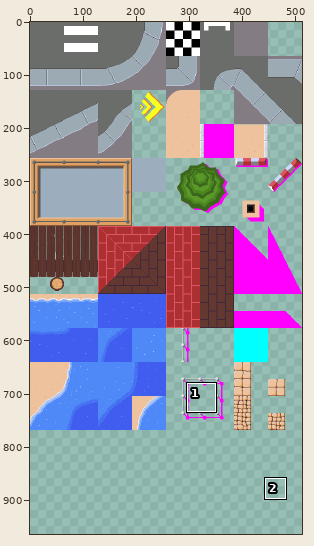
Two states of a pixel-art file, core/assets-src/maps/city.ase. Above, an overview of the earlier version with the close-up marked.
Close-up. Earlier state:
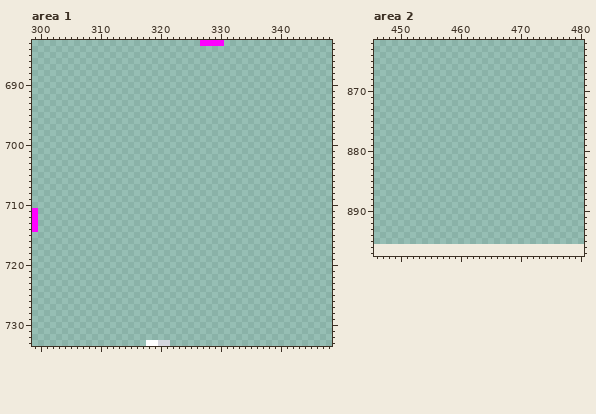
512x896 pixels, 1 frame. Shown: area 1: x 299..348, y 683..733; area 2: x 446..480, y 862..897. The old version is drawn lined up with the new one, on the new canvas. The wide view leaves out empty margins. The commit also changed other parts of the picture, which this record leaves out.
The same view after the edit:
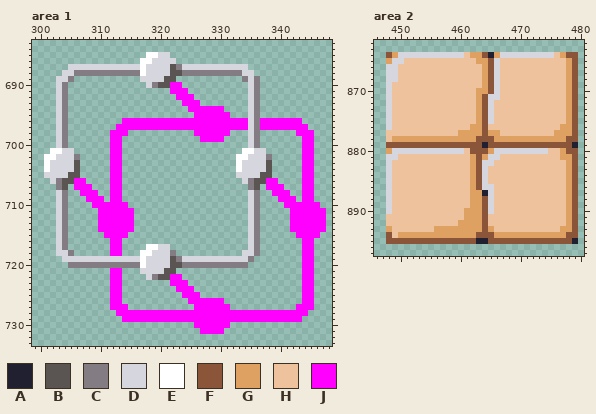
Palette (. is transparent): A #202031  B #5a5552  C #837d83  D #d5d6de  E #ffffff  F #8b5539  G #dea162  H #eec29c  J #ff00ff
Difference:
canvas 512x896 -> 512x1024
Changed rows in their new state; - is an unchanged pixel.
Area 1:
first column x 299:
683 ----------------------------....-----------------
685 -------------------EEDD--------------------------
686 ------------------EEDDDD-------------------------
687 ------DDDDDDDDDDDDEDDDDBCDDDDDDDDDDD-------------
688 -----DDCCCCCCCCCCCEDDDDBBCCCCCCCCCCDD------------
689 ----DDC-----------DDDDBB-----------CDC-----------
690 ----DC-------------DCBBJJ-----------DC-----------
691 ----DC-----------------JJJ----------DC-----------
692 ----DC------------------JJJ---------DC-----------
693 ----DC-------------------JJJ--------DC-----------
694 ----DC--------------------JJJJJJ----DC-----------
695 ----DC---------------------JJJJJJ---DC-----------
696 ----DC---------JJJJJJJJJJJJJJJJJJJJJDCJJJJJJJ----
697 ----DC--------JJJJJJJJJJJJJJJJJJJJJJDCJJJJJJJJ---
698 ----DC-------JJJ-----------JJJJJJ---DC------JJJ--
699 ----DC-------JJ-------------JJJJ----DC-------JJ--
700 ----DC-------JJ---------------------DC-------JJ--
701 ---EEDD------JJ--------------------EEDD------JJ--
702 --EEDDDC-----JJ-------------------EEDDDC-----JJ--
703 --EDDDDB-----JJ-------------------EDDDDB-----JJ--
704 --EDDDDB-----JJ-------------------EDDDDB-----JJ--
705 --DDDDBB-----JJ-------------------DDDDBB-----JJ--
706 ---DCBBJJ----JJ--------------------DCBBJJ----JJ--
707 ----CB-JJJ---JJ---------------------CB-JJJ---JJ--
708 ----DC--JJJ--JJ---------------------DC--JJJ--JJ--
709 ----DC---JJJ-JJ---------------------DC---JJJ-JJ--
710 ----DC----JJJJJJ--------------------DC----JJJJJJ-
711 .---DC-----JJJJJJ-------------------DC-----JJJJJJ
712 .---DC-----JJJJJJ-------------------DC-----JJJJJJ
713 .---DC-----JJJJJJ-------------------DC-----JJJJJJ
714 .---DC-----JJJJJJ-------------------DC-----JJJJJJ
715 ----DC------JJJJ--------------------DC------JJJJ-
716 ----DC-------JJ---------------------DC-------JJ--
717 ----DC-------JJ----EEDD-------------DC-------JJ--
718 ----DDC------JJ---EEDDDC-----------DDC-------JJ--
719 -----DDDDDDDDDDDDDEDDDDBCDDDDDDDDDDDC--------JJ--
720 ------CCCCCCCCCCCCEDDDDBBCCCCCCCCCCC---------JJ--
721 -------------JJ---DDDDBB---------------------JJ--
722 -------------JJ----DCBBJJ--------------------JJ--
723 -------------JJ--------JJJ-------------------JJ--
724 -------------JJ---------JJJ------------------JJ--
725 -------------JJ----------JJJ-----------------JJ--
726 -------------JJ-----------JJJJJJ-------------JJ--
727 -------------JJJ-----------JJJJJJ-----------JJJ--
728 --------------JJJJJJJJJJJJJJJJJJJJJJJJJJJJJJJJ---
729 ---------------JJJJJJJJJJJJJJJJJJJJJJJJJJJJJJ----
730 ---------------------------JJJJJJ----------------
731 ----------------------------JJJJ-----------------
733 -------------------....--------------------------
Area 2:
first column x 448:
864 FGDDDDDDDDDDDHGGFAGDDDDDDDDDHGFF
865 GDDHHHHHHHHHHHHGGFDHHHHHHHHHHHGF
866 DDHHHHHHHHHHHHHHGFDHHHHHHHHHHHGF
867 DDHHHHHHHHHHHHHHGFDHHHHHHHHHHHGF
868 DDHHHHHHHHHHHHHHGFDHHHHHHHHHHHGF
869 DHHHHHHHHHHHHHHHGFDHHHHHHHHHHHGF
870 DHHHHHHHHHHHHHHGGFDHHHHHHHHHHHGF
871 DHHHHHHHHHHHHHHGFDDHHHHHHHHHHHGF
872 DHHHHHHHHHHHHHHGFDHHHHHHHHHHHHGF
873 DHHHHHHHHHHHHHHGFDHHHHHHHHHHHHGF
874 DHHHHHHHHHHHHHHGFDHHHHHHHHHHHHGF
875 DHHHHHHHHHHHHHHGFDHHHHHHHHHHHHGF
876 DHHHHHHHHHHHHHGGFHHHHHHHHHHHHGGF
877 HHHHHHHHHHHHGGGGFGGHHHHHHHHHGGGF
878 HGGGGGGGGGGGGGGFFFGGGGGGGGGGGGFF
879 FFFFFFFFFFFFFFFFAFFFFFFFFFFFFFFA
880 GDDDDDDDDDDDDHFFFGDDDDDDDDDHHGFF
881 DDHHHHHHHHHHHHGFGDDHHHHHHHHHHGGF
882 DHHHHHHHHHHHHHGFDDHHHHHHHHHHHHGF
883 DHHHHHHHHHHHHHGFDHHHHHHHHHHHHHGF
884 DHHHHHHHHHHHHHGFDHHHHHHHHHHHHHGF
885 DHHHHHHHHHHHHHGFDHHHHHHHHHHHHHGF
886 DHHHHHHHHHHHHHGFDDHHHHHHHHHHHHGF
887 DHHHHHHHHHHHHHGGADHHHHHHHHHHHHGF
888 DHHHHHHHHHHHHHGGFDHHHHHHHHHHHHGF
889 DHHHHHHHHHHHHHGGFDHHHHHHHHHHHHGF
890 DHHHHHHHHHHHHGGGFDHHHHHHHHHHHHGF
891 HHHHHHHHHHHHHGGGFHHHHHHHHHHHHHGF
892 HHHHHHHHHHHHGGGGFHHHHHHHHHHHHHGF
893 GHHHHHHHGGGGGGGGFGHHHHHHHHHHHGGF
894 FHGGGGGGGGGGGGGFFFGGGGGGGGGGGGFF
895 FFFFFFFFFFFFFFFAAFFFFFFFFFFFFFFA
Where, in picture pixels (left, top, right, bottom), the same in both close-ups:
changed: (32, 40, 326, 346)
added: (386, 52, 578, 244)
